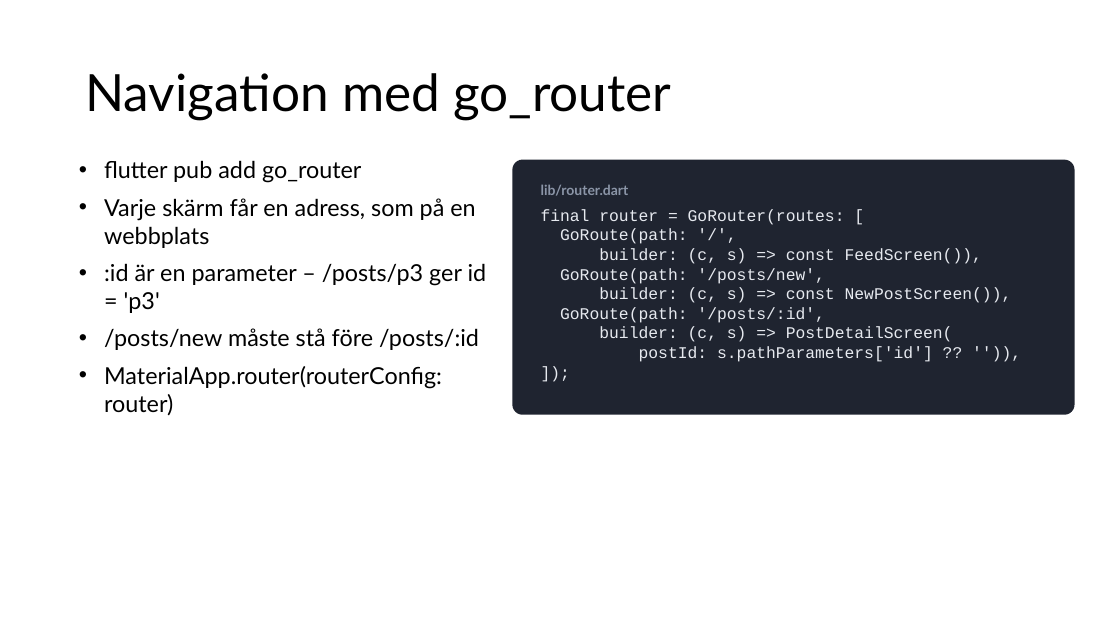
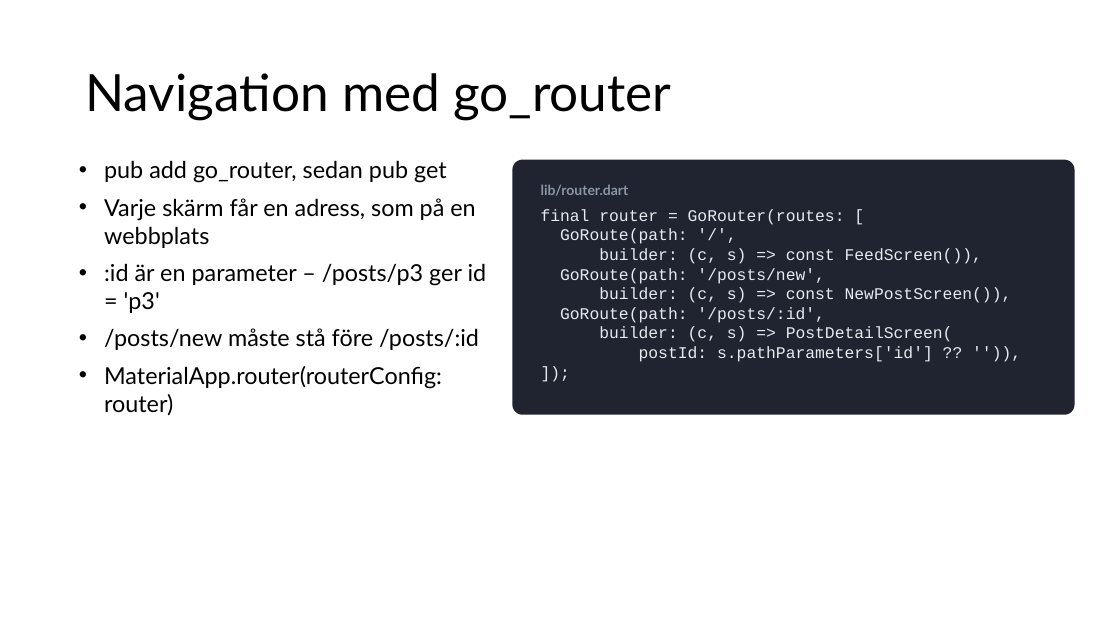
Before and after one commit to abbjetmus/pocketbase-flutter-kurs, a slide deck: slide 71 of Databaser och mobilapputveckling - sammanfattning.pptx. Drawn at 1120x630 pixels with LibreOffice and Linux fonts; fonts in the diff are those of the drawing. Boxes give left, top, right and bottom in pixels: in the first picture for what was removed or moved away, otherwise in the second. Text is boxed around its words. In the diff, an @@ line names an element or a change of style, - is before the commit and + after.

```diff
--- a/Databaser och mobilapputveckling - sammanfattning.pptx
+++ b/Databaser och mobilapputveckling - sammanfattning.pptx
@@ text at bbox=[104, 160, 447, 183]: text changed @@
-• flutter pub add go_router
+• pub add go_router, sedan pub get
```
Also in this commit, not shown: 5 other slides changed.
